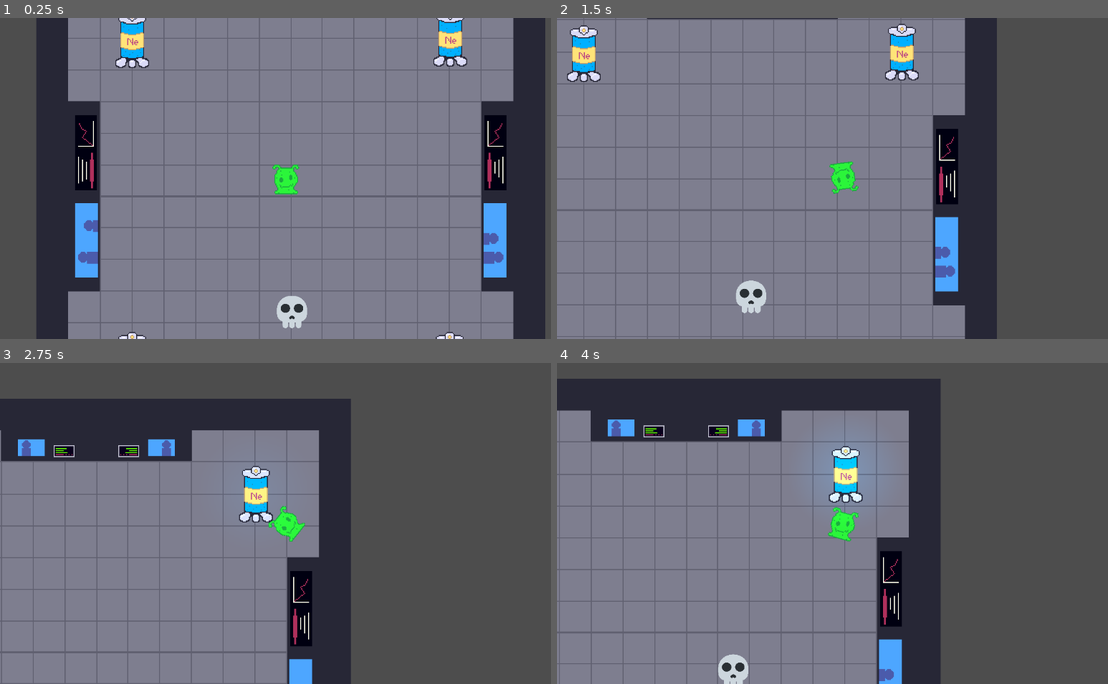
Above: before the commit, frames 1-4 (two rows, left to right).
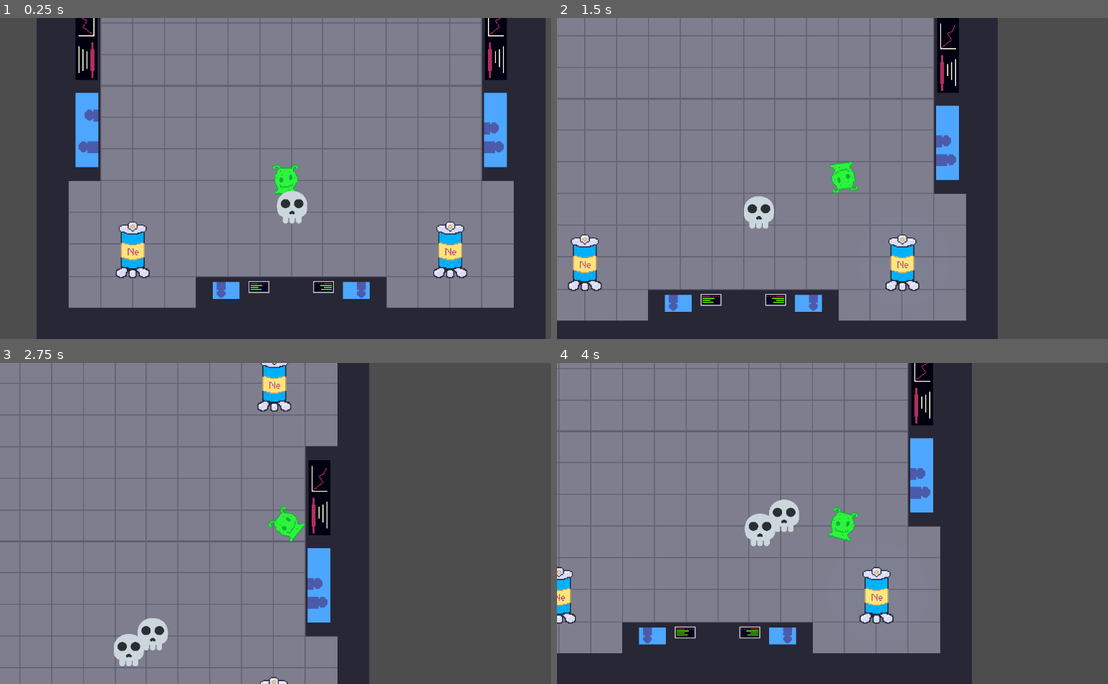
Above: after the commit, the same moments.

Repository: ACM-Game-Dev/FullyhacksSpring2024
Game: Godot game, scene res://map.tscn
Two runs of this game, one before a commit and one after it. Both use one fixed random seed, a clock stepped at 60 frames per second and the inputs below.
Inputs (mouse positions are in pixels of both pictures, inside the frame that each line leads up to):
- Up to frame 1 (0.25 s): no input
- Up to frame 2 (1.5 s): move the mouse to (970, 162) at 0.52 s; hold D (move_right) 0.53-1.28 s; click (970, 162) at 0.67 s; move the mouse to (727, 194) at 1.27 s; hold W (move_down) from 1.28 s (still down)
- Up to frame 3 (2.75 s): move the mouse to (341, 452) at 2.02 s; release W (move_down) at 2.03 s; hold D (move_right) from 2.03 s (still down)
- Up to frame 4 (4 s): move the mouse to (815, 587) at 2.77 s; release D (move_right) at 2.78 s; hold S (move_up) 2.78-3.53 s; click (815, 587) at 2.92 s; move the mouse to (1014, 571) at 3.52 s; hold A (move_left) from 3.53 s (still down)

The runs differ from the first frame. In frame 1, 27% of the frame differs, in the area x 12-94%, y 0-100%; in frame 2, 21%; in frame 3, 30%; in frame 4, 39%, in the area x 0-76%, y 0-100%.

Commit message:
Added melee damage

Diff:
--- a/FullyHacks/Character/Arm.gd
+++ b/FullyHacks/Character/Arm.gd
@@ -1,5 +1,14 @@
 extends Area2D
 
-func _on_hit_reset_timeout():
-	print("Arm untouchable")
-	set_collision_layer_value(2,false)
+
+
+
+const DAMAGE_VAL = 25
+
+
+func _on_player_melee():
+	print("Meled")
+	for body in get_overlapping_bodies():
+		print(body.name)
+		if body.has_method("take_damage"):
+			body.take_damage(DAMAGE_VAL)
--- a/FullyHacks/Character/player.tscn
+++ b/FullyHacks/Character/player.tscn
@@ -307,8 +307,8 @@
 [node name="Arm" type="Area2D" parent="."]
 unique_name_in_owner = true
 position = Vector2(40, 0)
-collision_layer = 0
-collision_mask = 0
+collision_layer = 2
+collision_mask = 2
 script = ExtResource("3_obpmv")
 
 [node name="CollisionShape2D" type="CollisionShape2D" parent="Arm"]
@@ -326,6 +326,7 @@
 script = ExtResource("5_5k823")
 
 [connection signal="melee" from="." to="." method="_on_melee"]
+[connection signal="melee" from="." to="Arm" method="_on_player_melee"]
 [connection signal="melee" from="." to="Arm/AnimatedSprite2D" method="_on_player_melee"]
 [connection signal="ranged" from="." to="." method="_on_ranged"]
 [connection signal="timeout" from="Cooldowns/MeleeTimer" to="." method="_on_melee_timer_timeout"]
--- a/FullyHacks/CharacterBody2D.gd
+++ b/FullyHacks/CharacterBody2D.gd
@@ -67,13 +67,14 @@
 
 
 func _on_melee():
-	print("MELEE'D")
+	#print("MELEE'D")
 	can_melee = false
+
 	%MeleeTimer.wait_time = MELEE_COOLDOWN
 	%MeleeTimer.start()
 
 func _on_ranged():
-	print("RANGED'D")
+	#print("RANGED'D")
 	can_melee = false
 	%MeleeTimer.wait_time = MELEE_COOLDOWN
 	%MeleeTimer.start()
--- a/FullyHacks/GameManager.gd
+++ b/FullyHacks/GameManager.gd
@@ -64,6 +64,8 @@
 
 func _process(delta):
 	check_spawn_monster()
+	if Input.get_action_raw_strength("ui_cancel"):
+		get_tree().quit()
 
 
 func _on_player_player_death():
--- a/FullyHacks/Melee.tscn
+++ b/FullyHacks/Melee.tscn
@@ -10,8 +10,7 @@
 radius = 34.1321
 
 [node name="Melee" type="CharacterBody2D"]
-collision_layer = 0
-collision_mask = 0
+collision_layer = 3
 script = ExtResource("1_y0nmf")
 
 [node name="CollisionShape2D" type="CollisionShape2D" parent="."]
@@ -24,6 +23,8 @@
 texture = ExtResource("2_hw04y")
 
 [node name="PlayerDetection" type="Area2D" parent="."]
+collision_layer = 3
+collision_mask = 3
 
 [node name="CollisionShape2D" type="CollisionShape2D" parent="PlayerDetection"]
 position = Vector2(1, 4)
--- a/FullyHacks/Melee_Logic.gd
+++ b/FullyHacks/Melee_Logic.gd
@@ -27,7 +27,7 @@
 		velocity.y = 0
 	if attacking:
 		damage_player()
-		print (player.energy)
+		#print(player.energy)
 	move_and_slide()
 
 
@@ -49,6 +49,12 @@
 	attacking = false
 	attacktimer.start()
 
+func take_damage(val):
+	health -= val
+	print(health)
+	if health <= 0:
+		queue_free()
+
 
 func _on_attack_timer_timeout():
 	attacking = true
--- a/FullyHacks/MrSuck.gd
+++ b/FullyHacks/MrSuck.gd
@@ -22,14 +22,13 @@
 func _ready():
 	#populate_points()
 	print(get_tree().get_root())
-	pass
 
 
 # Called every frame. 'delta' is the elapsed time since the previous frame.
 func _process(delta):
 	if closest_spire == null:
 		find_player()
-	else:w
+	else:
 		if chase:
 			direction = (closest_spire.global_position - self.global_position).normalized()
 			velocity.x = direction.x * SPEED
@@ -67,15 +66,12 @@
 			target_spire = spire
 	closest_spire = target_spire
 
-
-
 func _on_siphon_timeout():
 	chase = false
 	charged = true
 	health *= 3
 	SPEED *= 2
 	# Call function to remove energy
-
 
 func _on_player_detection_area_entered(area):
 	# I have no idea how to define this so I just called all 4
@@ -87,6 +83,5 @@
 	attacking = false
 	attacktimer.start()
 
-
 func _on_attack_timer_timeout():
 	attacking = true
--- a/FullyHacks/MrSuck.tscn
+++ b/FullyHacks/MrSuck.tscn
@@ -10,8 +10,8 @@
 radius = 34.3657
 
 [node name="MrSuck" type="CharacterBody2D"]
-collision_layer = 0
-collision_mask = 0
+collision_layer = 2
+collision_mask = 2
 script = ExtResource("1_yxg8u")
 
 [node name="Hitbox" type="CollisionShape2D" parent="."]
@@ -24,6 +24,8 @@
 texture = ExtResource("1_cca2n")
 
 [node name="PlayerDetection" type="Area2D" parent="."]
+collision_layer = 3
+collision_mask = 3
 
 [node name="CollisionShape2D" type="CollisionShape2D" parent="PlayerDetection"]
 position = Vector2(1, 4)
